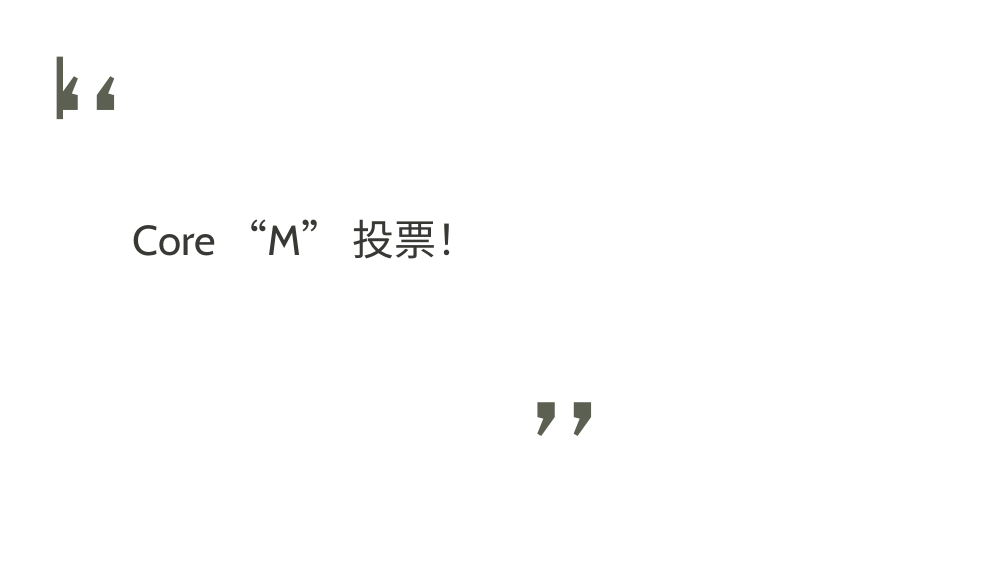
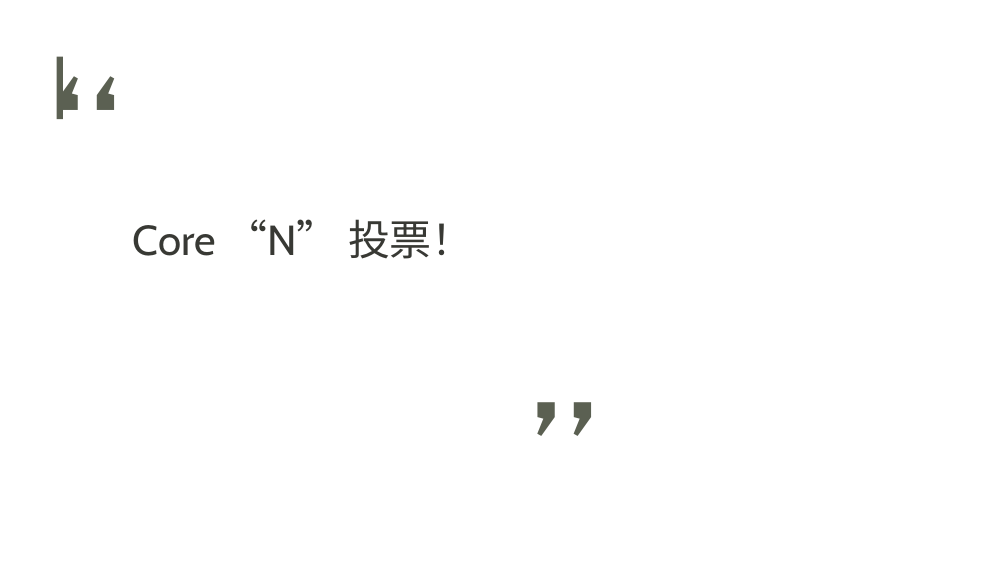
Before and after one commit to AOSC-Dev/aoscc, a slide deck: slide 3 of 2026/templates/aoscc-2026-template.pptx. Drawn at 1008x567 pixels with LibreOffice and Linux fonts; fonts in the diff are those of the drawing; background and template pictures are left out. Boxes give left, top, right and bottom in pixels: in the first picture for what was removed or moved away, otherwise in the second. Text is boxed around its words. In the diff, an @@ line names an element or a change of style, - is before the commit and + after.

```diff
--- a/2026/templates/aoscc-2026-template.pptx
+++ b/2026/templates/aoscc-2026-template.pptx
@@ text at (133, 219, 474, 259): text changed @@
-Core “M” 投票！
+Core “N” 投票！
```
Also in this commit, not shown: 2 other slides changed.
